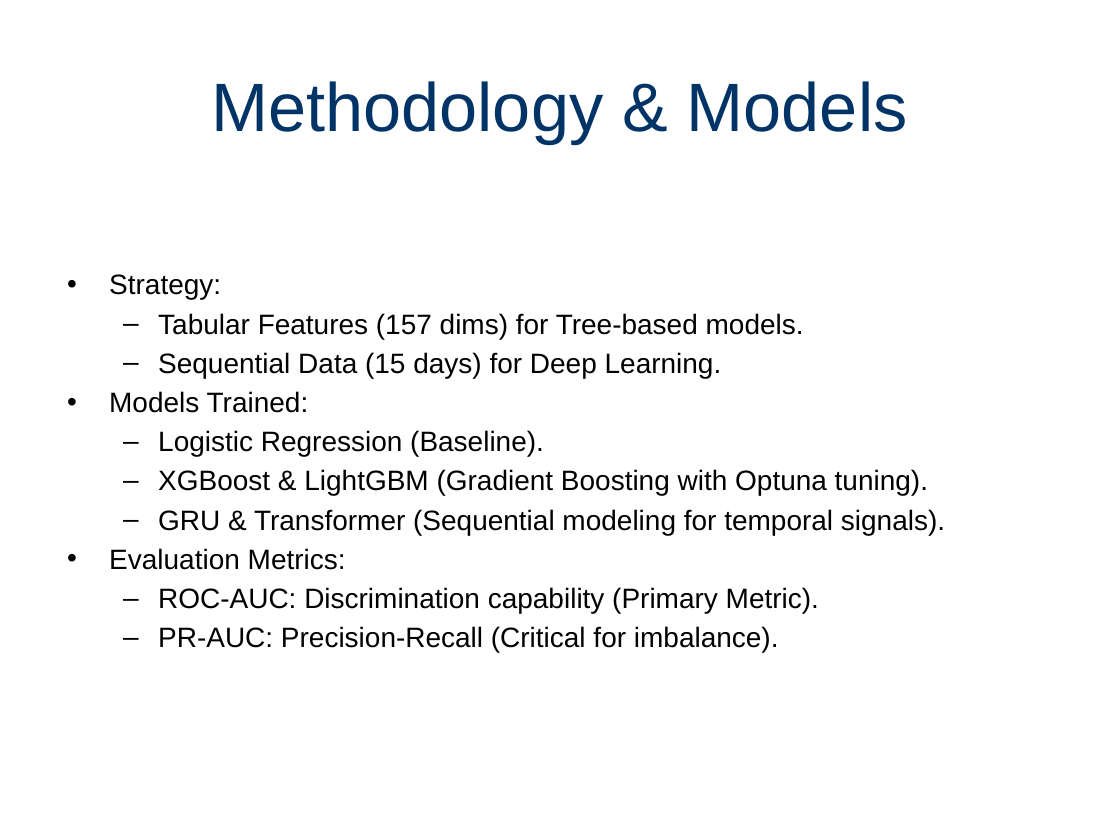
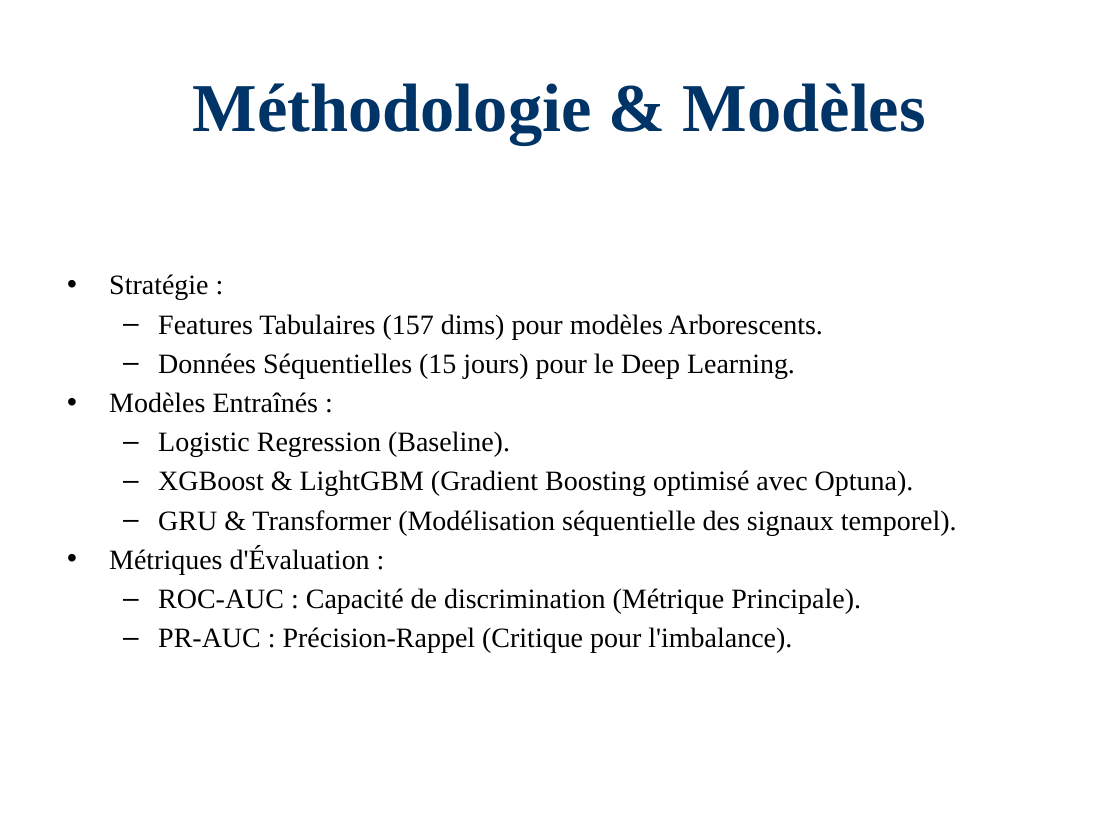
Before and after one commit to Paulino-Cristovao/churn_predictions, a slide deck: slide 4 of Presentations_Resultats_Projet.pptx. Drawn at 1120x840 pixels with LibreOffice and Linux fonts; fonts in the diff are those of the drawing. Boxes give left, top, right and bottom in pixels: in the first picture for what was removed or moved away, otherwise in the second. Text is boxed around its words. In the diff, an @@ line names an element or a change of style, - is before the commit and + after.

Commit message:
Presentation: Translate to French and update font to Times New Roman

```diff
--- a/Presentations_Resultats_Projet.pptx
+++ b/Presentations_Resultats_Projet.pptx
@@ title at (193,83,926,144): text changed; font Arial to Times New Roman; bold on @@
-Methodology & Models
+Méthodologie & Modèles
@@ text at (109,274,823,413): text changed; font Arial to Times New Roman @@
-• Strategy:
-  – Tabular Features (157 dims) for Tree-based models.
-  – Sequential Data (15 days) for Deep Learning.
-• Models Trained:
+• Stratégie :
+  – Features Tabulaires (157 dims) pour modèles Arborescents.
+  – Données Séquentielles (15 jours) pour le Deep Learning.
+• Modèles Entraînés :
@@ text at (158,431,510,457): font Arial to Times New Roman in "Logistic Regression (Baseline)." @@
@@ text at (109,470,957,653): text changed; font Arial to Times New Roman @@
-  – XGBoost & LightGBM (Gradient Boosting with Optuna tuning).
-  – GRU & Transformer (Sequential modeling for temporal signals).
-• Evaluation Metrics:
-  – ROC-AUC: Discrimination capability (Primary Metric).
-  – PR-AUC: Precision-Recall (Critical for imbalance).
+  – XGBoost & LightGBM (Gradient Boosting optimisé avec Optuna).
+  – GRU & Transformer (Modélisation séquentielle des signaux temporel).
+• Métriques d'Évaluation :
+  – ROC-AUC : Capacité de discrimination (Métrique Principale).
+  – PR-AUC : Précision-Rappel (Critique pour l'imbalance).
```
Also in this commit, not shown: 9 other slides changed, 1 other file.
